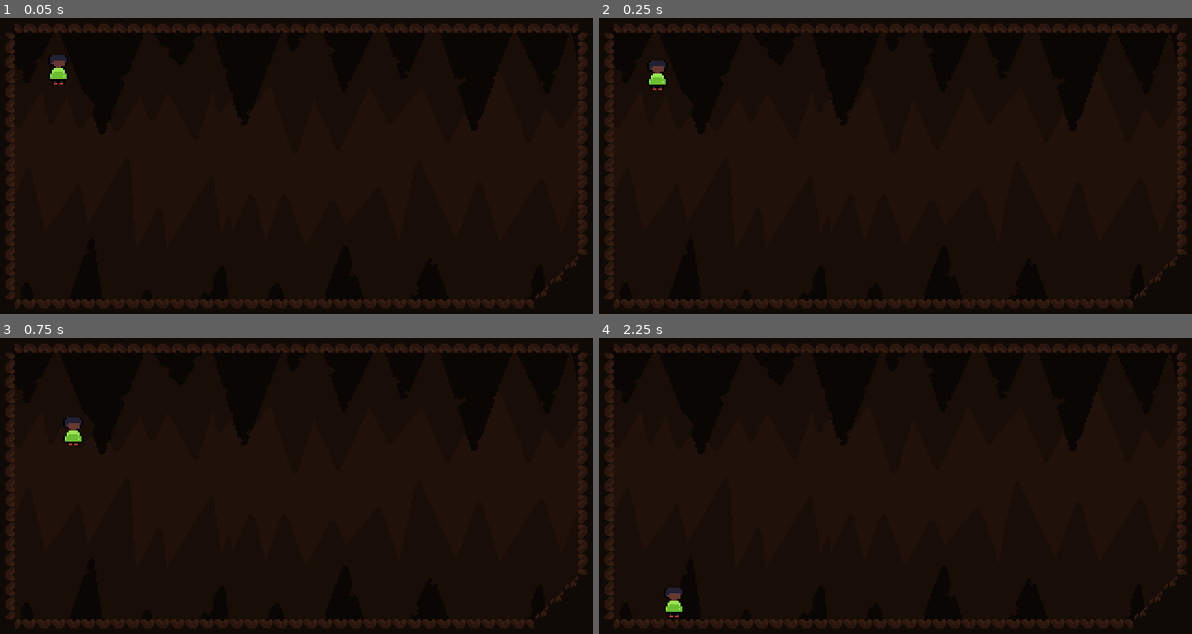
Above: before the commit, frames 1-4 (two rows, left to right).
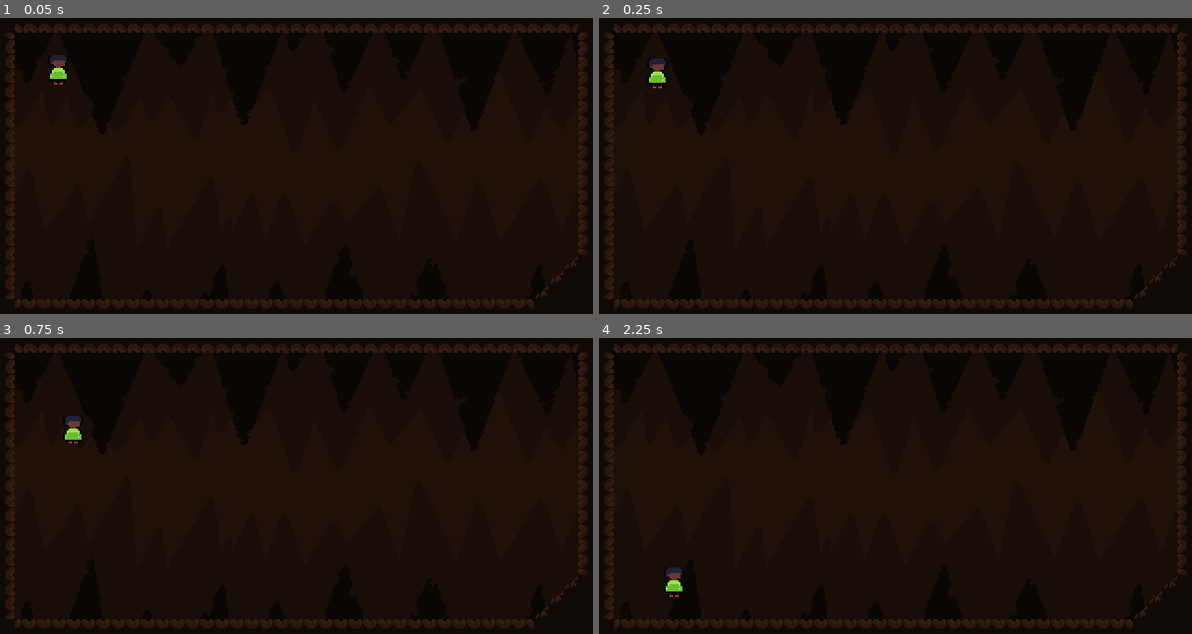
Above: after the commit, the same moments.

Repository: Omegalolchan/Cave_Runner
Game: Godot game, scene res://assets/Scenes/Debug Scene.tscn
The game is run twice, just before and just after one commit, with the same random seed, the same clock (stepped at 60 frames per second) and the same inputs. The project has no main scene, so this scene is started directly.
Inputs:
- Up to frame 1 (0.05 s): no input
- Up to frame 2 (0.25 s): no input
- Up to frame 3 (0.75 s): hold Right (moveRight) from 0.53 s (still down); tap C (jump) at 0.6 s
- Up to frame 4 (2.25 s): tap C (jump) at 0.77, 1.07, 1.52, 1.55, 1.82, 2.1 s; release Right (moveRight) at 1.28 s; hold Left (moveLeft) 1.28-2.03 s; tap Down (slide) at 1.35 s; hold Right (moveRight) from 2.03 s (still down)

Frame 1 is identical in both runs. In frame 2, 0.1% of the frame differs, in the area x 8-12%, y 13-25%; in frame 3, 0.1%; in frame 4, 0.4%, in the area x 11-15%, y 77-95%.

Commit message:
separated velocity to 2 different variables for better control

Diff:
--- a/assets/Scenes/Debug Scene.tscn
+++ b/assets/Scenes/Debug Scene.tscn
@@ -115,7 +115,6 @@
 floor_stop_on_slope = false
 floor_constant_speed = true
 script = ExtResource("3_mck1l")
-jump_max_time = 8
 
 [node name="Sprite" type="AnimatedSprite2D" parent="Player"]
 texture_filter = 1
--- a/assets/Scripts/PlayerMovement.gd
+++ b/assets/Scripts/PlayerMovement.gd
@@ -3,6 +3,8 @@
 const WALK_SPEED = 40.0 / 60
 const FPS_DELTA = 0.016
 var direction : float
+var base_velocity : Vector2
+var added_velocity : Vector2
 
 var jump_input : bool
 var slide_input : bool
@@ -14,7 +16,7 @@
 var current_coyote_time : float
 
 @export var coyote_max_time = 4
-@export var jump_max_time = 15
+@export var jump_max_time = 20
 @export var jump_speed = -40.0
 @export var gravity_scale : float = 10
 
@@ -56,19 +58,20 @@
 		is_jumping = false
 
 	if(is_jumping) :
-		velocity.y = (jump_speed * FPS_DELTA)
+		base_velocity.y = (jump_speed * FPS_DELTA)
 	#endregion
 
 	if !on_floor:
-		velocity.y += gravity * delta
-	elif !is_jumping:
-		velocity.y = 0
+		base_velocity.y += gravity * FPS_DELTA
+	elif velocity.y>0:
+		base_velocity.y = 0
 
 	if on_floor && slide_input:
 		is_sliding = true
 		Slide()
 
-	velocity.x = direction * WALK_SPEED
+	base_velocity.x = direction * WALK_SPEED
+	velocity = base_velocity + added_velocity
 	var collision = move_and_collide(velocity, true)
 	if collision:
 		handle_collision(collision)
